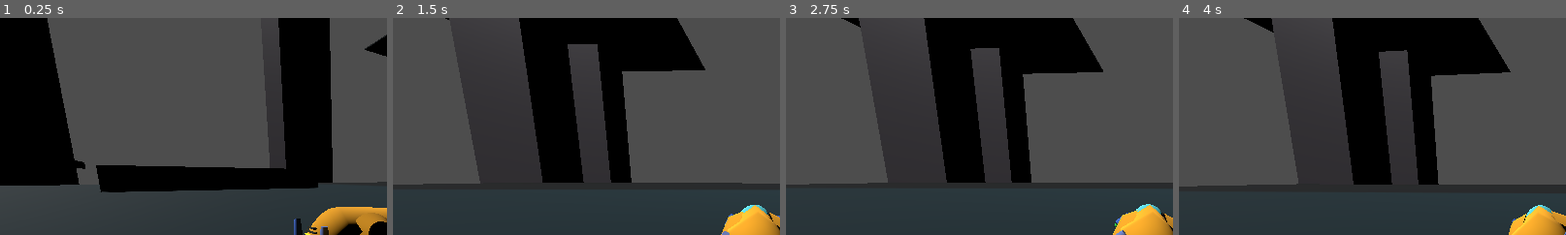
Above: before the commit, frames 1-4 (left to right).
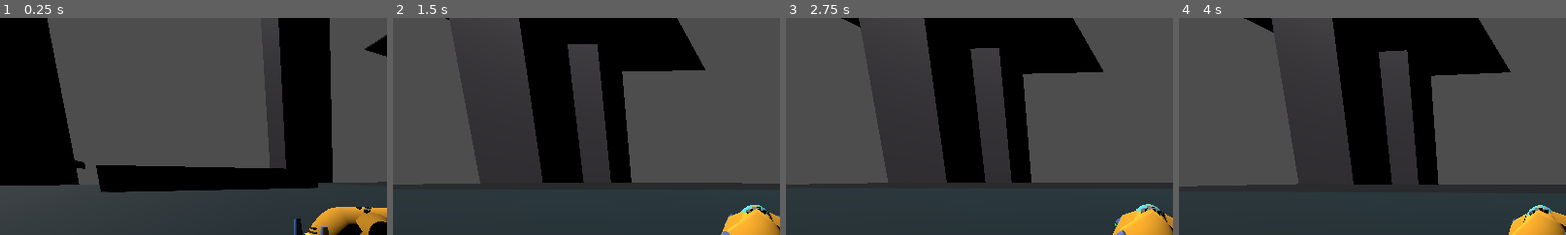
Above: after the commit, the same moments.

Repository: TaxiService/fcar
Game: Godot game, scene res://main.tscn
Same seed, same stepped clock (60 frames per second), same inputs: the game is played once before the commit and once after it. The engine's default icon, where the game draws it, is replaced by a stand-in: a white triangle on a blue panel in a dark square.
Inputs (mouse positions are % of the whole screen's width and height, from its top left):
- Up to frame 1 (0.25 s): no input
- Up to frame 2 (1.5 s): move the mouse to (72, 45) at 0.52 s; hold D (strafe_right) 0.53-1.28 s; hold C (crouch) 0.53-1.28 s; click (72, 45) at 0.67 s; tap Space (jump) at 0.77 s; move the mouse to (30, 55) at 1.27 s; hold S (backward) from 1.28 s (still down); tap V (toggle_auto_hover) at 1.35 s
- Up to frame 3 (2.75 s): tap Space (jump) at 1.52 s; move the mouse to (60, 28) at 2.02 s; release S (backward) at 2.03 s; hold D (strafe_right) from 2.03 s (still down); tap Ctrl (toggle_com_compensation) at 2.1 s
- Up to frame 4 (4 s): move the mouse to (45, 70) at 2.77 s; release D (strafe_right) at 2.78 s; hold W (forward) 2.78-3.53 s; tap Shift at 2.85 s; click (45, 70) at 2.92 s; tap Space (jump) at 3.02, 3.77 s; move the mouse to (80, 65) at 3.52 s; hold A (strafe_left) from 3.53 s (still down); hold C (crouch) from 3.53 s (still down)
The pictures show only the part of the screen within x 3-53%, y 0-50%; the shares and areas given below are measured in that part.

The runs differ from the first frame. In frame 1, less than 0.1% of the frame differs, in the area x 91-96%, y 87-91%; in frame 2, less than 0.1%; in frame 3, less than 0.1%, in the area x 91-98%, y 86-92%; in frame 4, less than 0.1%.

Commit message:
ppl now has trans bg and billboard once more

Diff:
--- a/main.tscn
+++ b/main.tscn
@@ -67,6 +67,9 @@
 [sub_resource type="CapsuleMesh" id="CapsuleMesh_feaec"]
 radial_segments = 7
 rings = 1
+
+[sub_resource type="BoxMesh" id="BoxMesh_5vw27"]
+size = Vector3(0.1, 0.1, 0.1)
 
 [sub_resource type="BoxMesh" id="BoxMesh_h2yge"]
 
@@ -301,6 +304,25 @@
 [node name="WheelBackRight" type="Marker3D" parent="FCar"]
 transform = Transform3D(1, 0, 0, 0, 1, 0, 0, 0, 1, 0.5, 0.1, 1)
 
+[node name="directionlights" type="Node3D" parent="FCar"]
+transform = Transform3D(1, 0, 0, 0, 1, 0, 0, 0, 1, 0, 0.45707715, 0.012311399)
+
+[node name="forwards" type="MeshInstance3D" parent="FCar/directionlights"]
+transform = Transform3D(0.70710677, 0, 0.70710677, 0, 1, 0, -0.70710677, 0, 0.70710677, 0, -0.0037791133, -0.10059936)
+mesh = SubResource("BoxMesh_5vw27")
+
+[node name="leftwards" type="MeshInstance3D" parent="FCar/directionlights"]
+transform = Transform3D(0.6750423, -0.24371019, 0.69636416, 0.17101005, 0.96984625, 0.17364816, -0.71768606, 0.0018654242, 0.69636416, -0.10173495, -0.03320676, 0)
+mesh = SubResource("BoxMesh_5vw27")
+
+[node name="backwards" type="MeshInstance3D" parent="FCar/directionlights"]
+transform = Transform3D(0.70710677, 0, 0.70710677, 0, 1, 0, -0.70710677, 0, 0.70710677, 0, -0.0037791133, 0.10080342)
+mesh = SubResource("BoxMesh_5vw27")
+
+[node name="rightwards" type="MeshInstance3D" parent="FCar/directionlights"]
+transform = Transform3D(0.6750423, 0.24371019, 0.69636416, -0.17101005, 0.96984625, -0.17364816, -0.71768606, -0.0018654242, 0.69636416, 0.10227362, -0.03320676, 0)
+mesh = SubResource("BoxMesh_5vw27")
+
 [node name="statuslights" type="Node3D" parent="FCar"]
 transform = Transform3D(1, 0, 0, 0, 1, 0, 0, 0, 1, 0, 0, 0.99301744)
 
@@ -375,7 +397,6 @@
 
 [node name="PeopleManager" type="Node" parent="."]
 script = ExtResource("6_people")
-spritesheet_path = "res://people4.png"
 
 [node name="SpawnSurface" type="Node3D" parent="."]
 script = ExtResource("7_spawn")
Not shown: 1 places in main.tscn that only renumber resources
